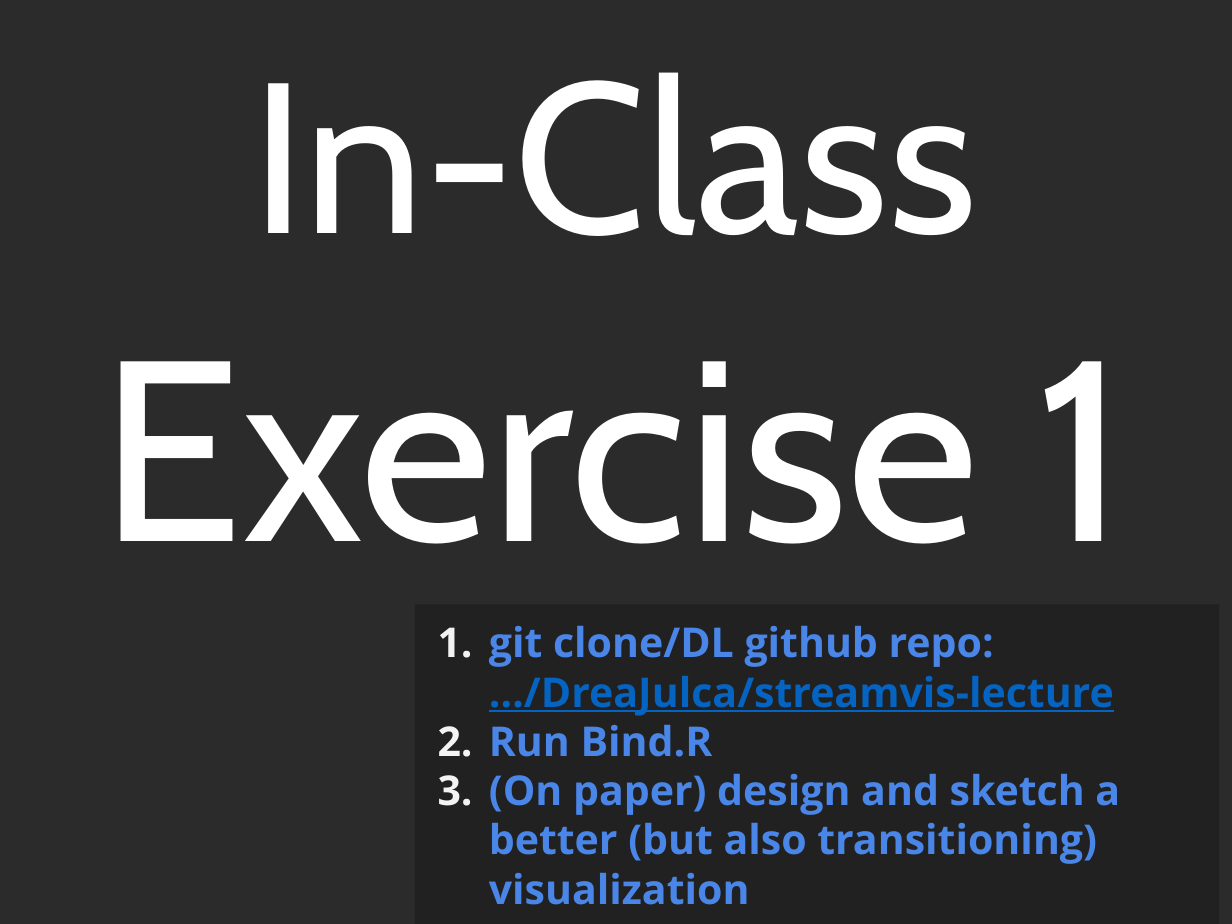
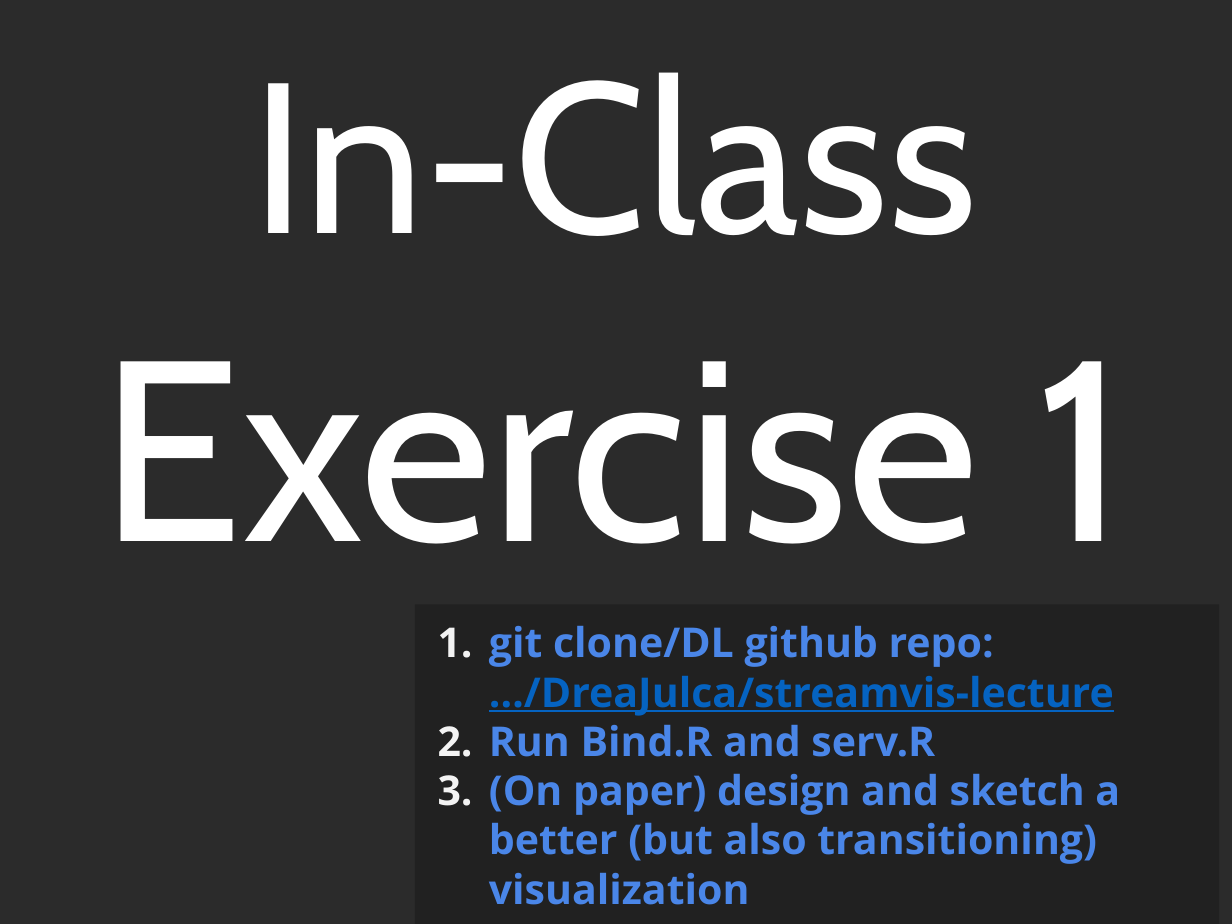
Before and after one commit to DreaJulca/streamvis-lecture, a slide deck: slide 18 of Visual Data Science.pptx. Drawn at 1232x924 pixels with LibreOffice and Linux fonts; fonts in the diff are those of the drawing; background and template pictures are left out; a plain dark background stands for a picture behind light text. Boxes give left, top, right and bottom in pixels: in the first picture for what was removed or moved away, otherwise in the second. Text is boxed around its words. In the diff, an @@ line names an element or a change of style, - is before the commit and + after.

```diff
--- a/Visual Data Science.pptx
+++ b/Visual Data Science.pptx
@@ text in rectangle at box(489, 724, 935, 757): text changed @@
-2. Run Bind.R
+2. Run Bind.R and serv.R
```
Also in this commit, not shown: 11 other files.
